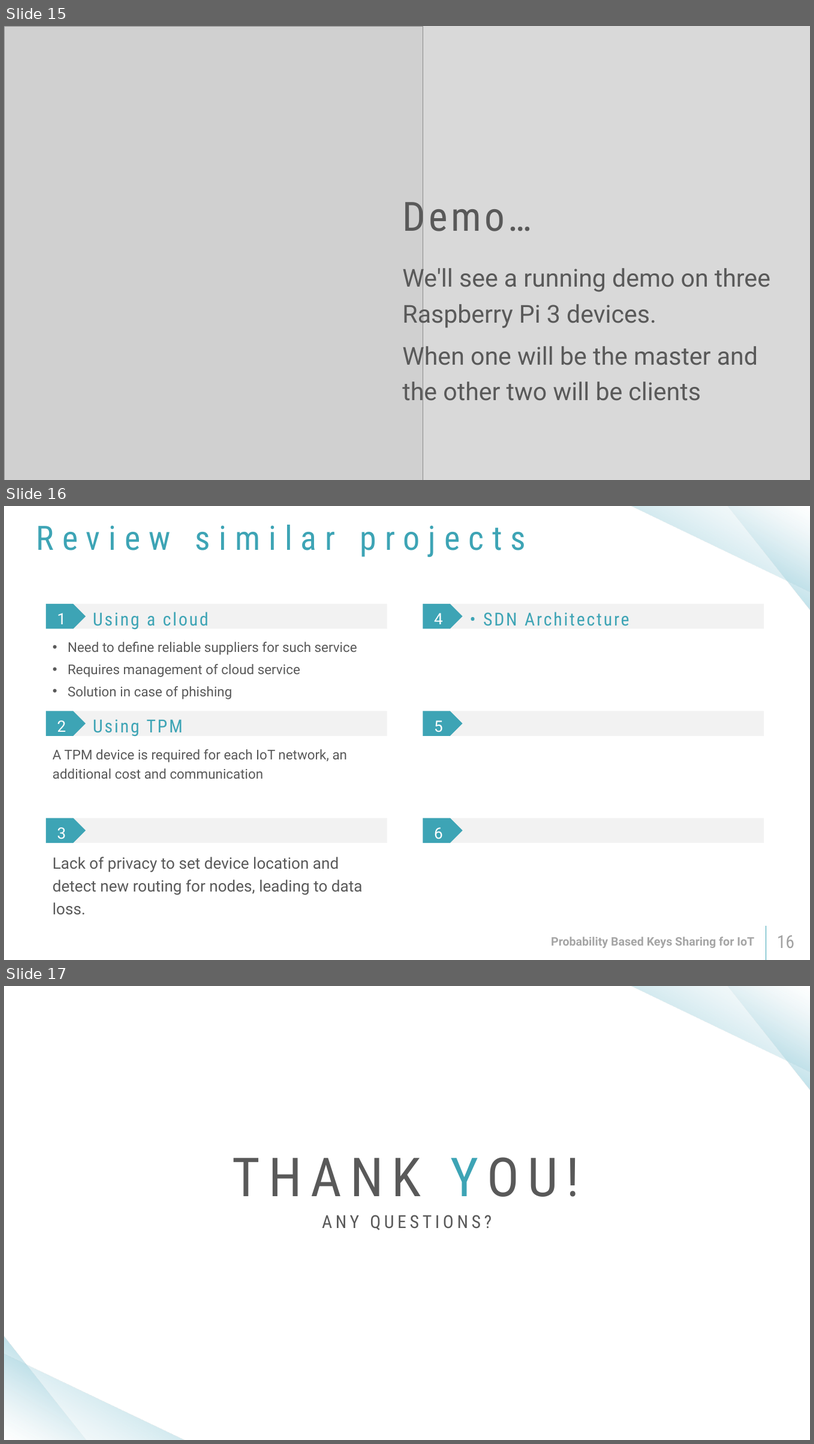
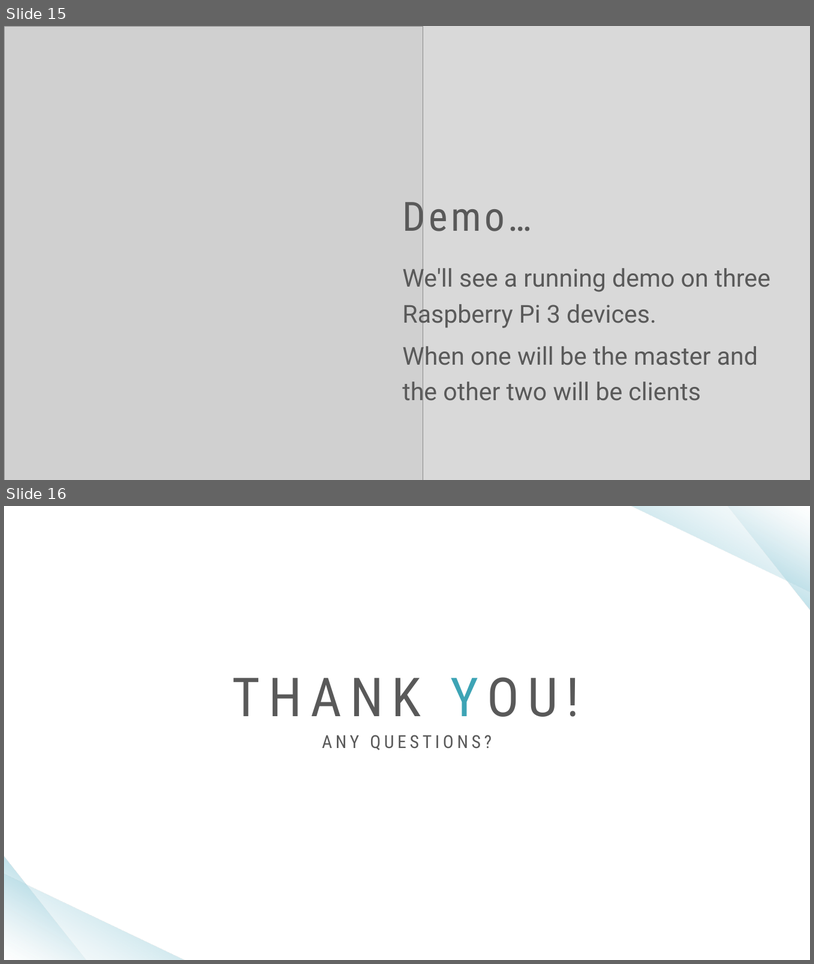
Before and after one commit to reutnagar/distributed-RSA-for-IoT, a slide deck: Docs/Submission/מצגת פרויקט גמר.pptx. Shown one above the other, each under a label of ours: slides 15, 16 and 17 before the commit, slides 15 and 16 after it. The pictures are 814x1444 and 814x964 pixels, drawn with LibreOffice and Linux fonts; fonts in the diff are those of the drawing; grey boxes stand for pictures. Boxes give left, top, right and bottom in pixels: in the first picture for what was removed or moved away, otherwise in the second. Text is boxed around its words. In the diff, an @@ line names an element or a change of style, - is before the commit and + after.

Commit message:
הורדת שקופית

```diff
--- a/Docs/Submission/מצגת פרויקט גמר.pptx
+++ b/Docs/Submission/מצגת פרויקט גמר.pptx
@@ slide 16 removed at [4, 506, 810, 960], background #FFFFFF; not listed: 3 template elements that a slide beside it also shows @@
@@ title removed at [36, 525, 527, 557] @@
-Review similar projects
@@ rectangle removed at [46, 604, 387, 629] @@
@@ pentagon arrow removed at [46, 604, 86, 629] @@
@@ text removed at [57, 613, 66, 624] @@
-1
@@ text removed at [93, 612, 209, 629] @@
-Using a cloud
@@ rectangle removed at [423, 604, 764, 629] @@
@@ pentagon arrow removed at [423, 604, 462, 629] @@
@@ text removed at [434, 613, 443, 624] @@
-4
@@ text removed at [483, 612, 630, 626] @@
-• SDN Architecture
@@ text removed at [68, 642, 357, 699] @@
-• Need to define reliable suppliers for such service
-• Requires management of cloud service
-• Solution in case of phishing
@@ rectangle removed at [46, 711, 387, 736] @@
@@ pentagon arrow removed at [46, 711, 86, 736] @@
@@ text removed at [57, 720, 66, 732] @@
-2
@@ text removed at [93, 719, 183, 736] @@
-Using TPM
@@ rectangle removed at [423, 711, 764, 736] @@
@@ pentagon arrow removed at [423, 711, 462, 736] @@
@@ text removed at [434, 720, 443, 732] @@
-5
@@ text removed at [53, 749, 348, 778] @@
-A TPM device is required for each IoT network, an additional cost and communication
@@ rectangle removed at [46, 817, 387, 843] @@
@@ pentagon arrow removed at [46, 817, 86, 843] @@
@@ text removed at [57, 827, 66, 839] @@
-3
@@ rectangle removed at [423, 817, 764, 843] @@
@@ pentagon arrow removed at [423, 817, 462, 843] @@
@@ text removed at [434, 827, 443, 839] @@
-6
@@ text removed at [53, 856, 363, 914] @@
-Lack of privacy to set device location and detect new routing for nodes, leading to data loss.
@@ text removed at [551, 936, 755, 948] @@
-Probability Based Keys Sharing for IoT
@@ page number removed at [777, 935, 795, 948] @@
-16
@@ what was slide 17 is now slide 16 @@
```
